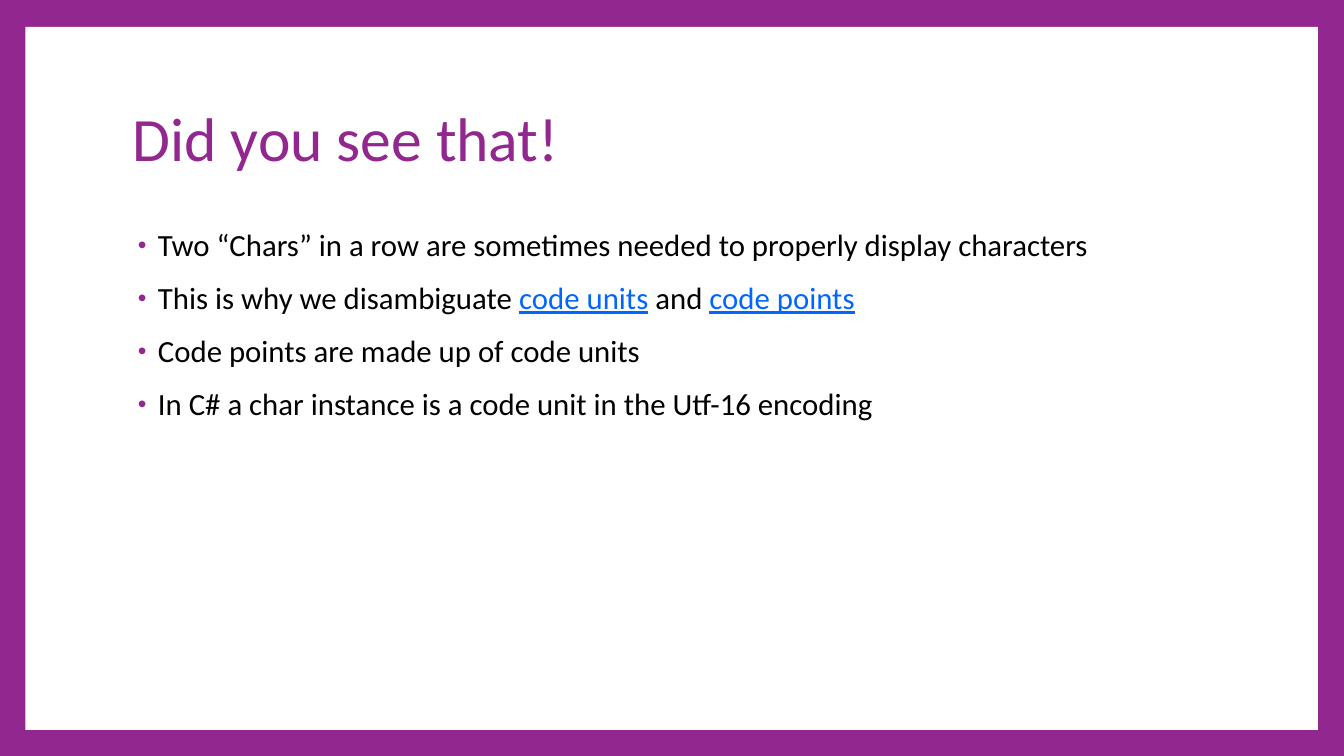
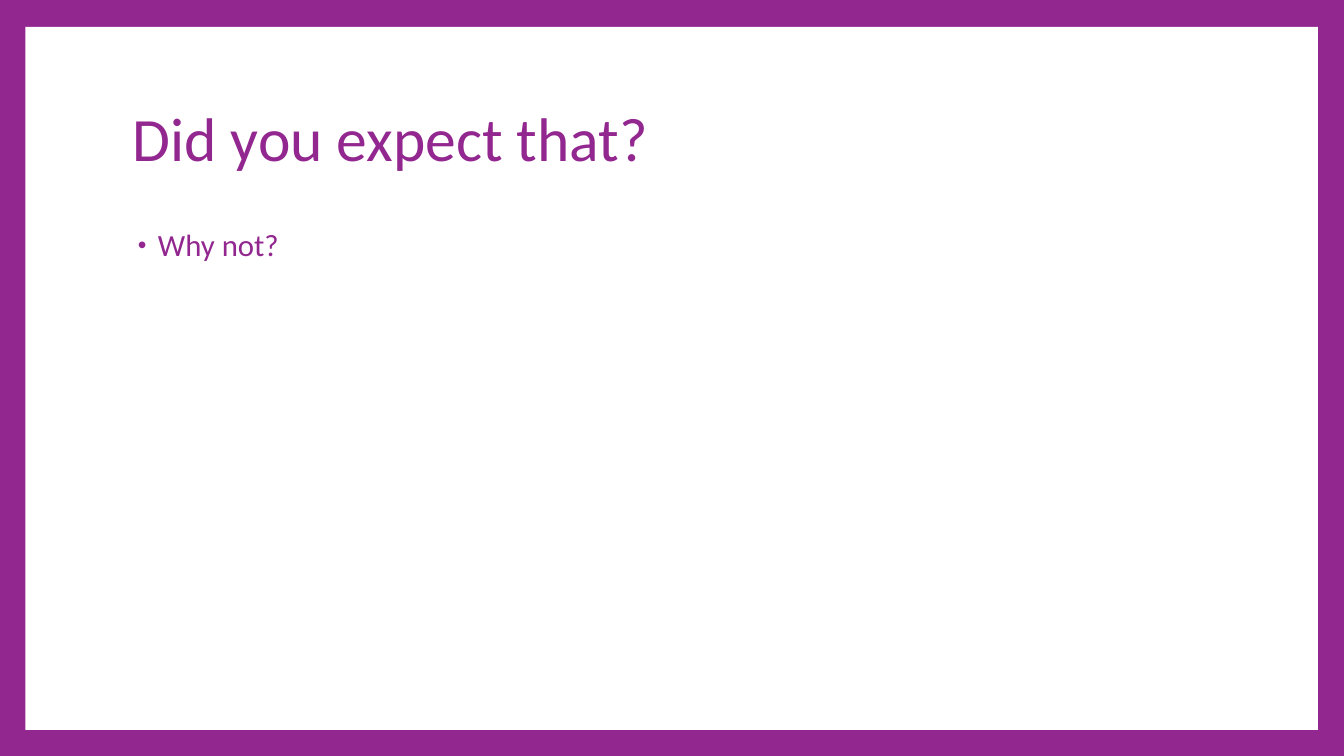
Before and after one commit to cdiggins/cs321, a slide deck: slide 17 of class-notes/cs321-winter-2023-lecture-4-strings.pptx (slide 28 before the commit). Drawn at 1344x756 pixels with LibreOffice and Linux fonts; fonts in the diff are those of the drawing. Boxes give left, top, right and bottom in pixels: in the first picture for what was removed or moved away, otherwise in the second. Text is boxed around its words. In the diff, an @@ line names an element or a change of style, - is before the commit and + after.

```diff
--- a/class-notes/cs321-winter-2023-lecture-4-strings.pptx
+++ b/class-notes/cs321-winter-2023-lecture-4-strings.pptx
@@ title at (x1=133, y1=118, x2=648, y2=171): text changed @@
-Did you see that!
+Did you expect that?
@@ text at (x1=158, y1=234, x2=279, y2=261): text changed; text colour #000000 to #92278F @@
-• Two “Chars” in a row are sometimes needed to properly display characters
-• This is why we disambiguate code units and code points
-• Code points are made up of code units
-• In C# a char instance is a code unit in the Utf-16 encoding
+• Why not?
```
Also in this commit, not shown: 10 other slides changed, 26 slides added, 31 slides removed, 3 other files.
